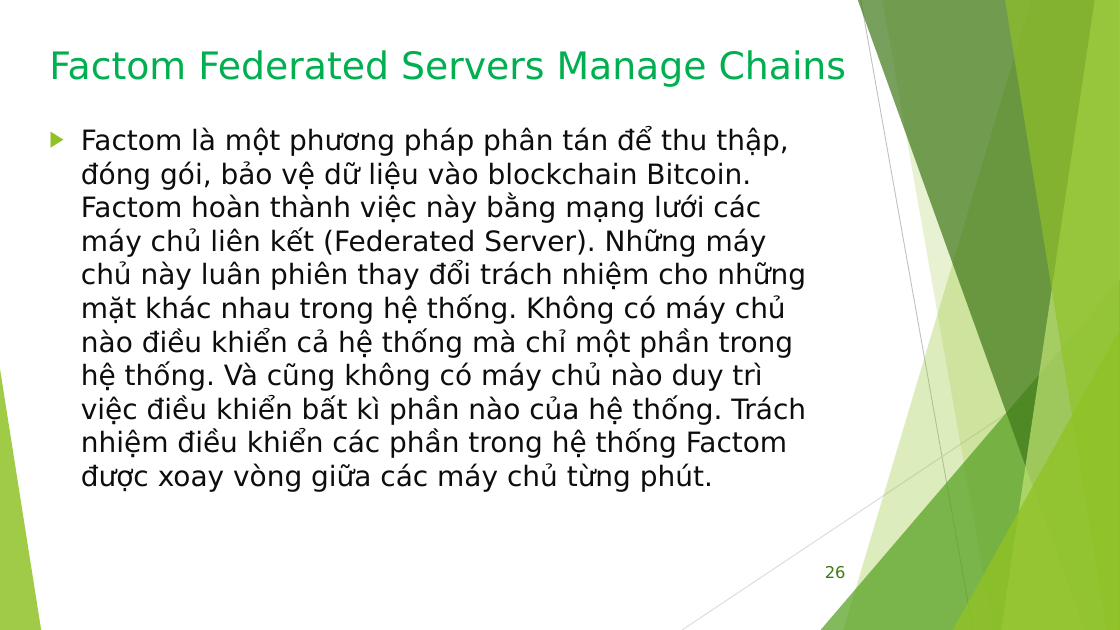
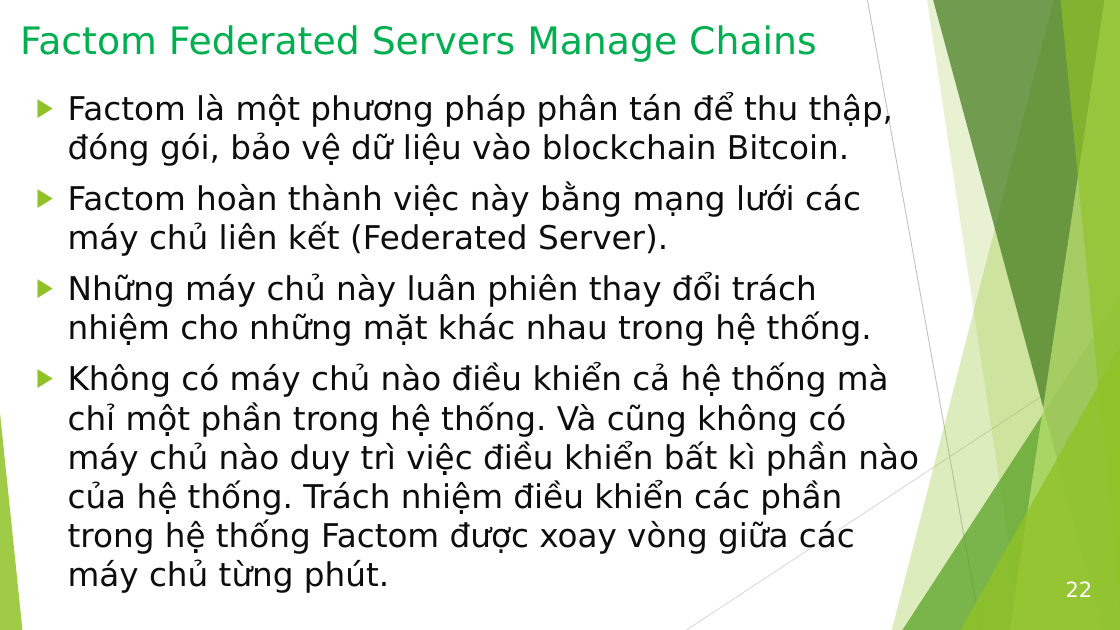
Before and after one commit to bku-blockchain/factom-research, a slide deck: slide 22 of docs/Factom_Intro_2.pptx (slide 26 before the commit). Drawn at 1120x630 pixels with LibreOffice and Linux fonts; fonts in the diff are those of the drawing. Boxes give left, top, right and bottom in pixels: in the first picture for what was removed or moved away, otherwise in the second. Text is boxed around its words. In the diff, an @@ line names an element or a change of style, - is before the commit and + after.

```diff
--- a/docs/Factom_Intro_2.pptx
+++ b/docs/Factom_Intro_2.pptx
@@ title "Factom Federated Servers Manage Chains": place and size @@
-title "Factom Federated Servers Manage Chains" at (49, 50, 846, 87)
+title "Factom Federated Servers Manage Chains" at (20, 25, 816, 62)
@@ line moved from (861, 0) - (973, 630) to (868, 0) - (981, 630) @@
@@ freeform shape: place and size @@
-freeform shape at (844, 0, 1120, 630)
+freeform shape at (892, 0, 1120, 630)
@@ freeform shape: place and size @@
-freeform shape at (882, 0, 1120, 630)
+freeform shape at (928, 0, 1120, 630)
@@ freeform shape: place and size @@
-freeform shape at (858, 0, 1120, 630)
+freeform shape at (933, 0, 1120, 630)
@@ freeform shape: place and size @@
-freeform shape at (1002, 0, 1120, 630)
+freeform shape at (1010, 0, 1120, 630)
@@ freeform shape: place and size @@
-freeform shape at (1005, 0, 1120, 630)
+freeform shape at (1061, 0, 1120, 630)
@@ text at (68, 93, 919, 593): text changed; size 24 to 28 pt @@
-▶ Factom là một phương pháp phân tán để thu thập, đóng gói, bảo vệ dữ liệu vào blockchain Bitcoin. Factom hoàn thành việc này bằng mạng lưới các máy chủ liên kết (Federated Server). Những máy chủ này luân phiên thay đổi trách nhiệm cho những mặt khác nhau trong hệ thống. Không có máy chủ nào điều khiển cả hệ thống mà chỉ một phần trong hệ thống. Và cũng không có máy chủ nào duy trì việc điều khiển bất kì phần nào của hệ thống. Trách nhiệm điều khiển các phần trong hệ thống Factom được xoay vòng giữa các máy chủ từng phút.
+▶ Factom là một phương pháp phân tán để thu thập, đóng gói, bảo vệ dữ liệu vào blockchain Bitcoin.
+▶ Factom hoàn thành việc này bằng mạng lưới các máy chủ liên kết (Federated Server).
+▶ Những máy chủ này luân phiên thay đổi trách nhiệm cho những mặt khác nhau trong hệ thống.
+▶ Không có máy chủ nào điều khiển cả hệ thống mà chỉ một phần trong hệ thống. Và cũng không có máy chủ nào duy trì việc điều khiển bất kì phần nào của hệ thống. Trách nhiệm điều khiển các phần trong hệ thống Factom được xoay vòng giữa các máy chủ từng phút.
@@ triangle: place and size @@
-triangle at (821, 280, 1120, 630)
+triangle at (902, 280, 1120, 630)
@@ line moved from (1120, 339) - (682, 630) to (1120, 339) - (686, 630) @@
@@ triangle: place and size @@
-triangle at (953, 330, 1120, 630)
+triangle at (961, 330, 1120, 630)
@@ triangle: place and size @@
-triangle at (0, 369, 41, 630)
+triangle at (0, 369, 23, 630)
@@ page number removed at (825, 566, 846, 579) @@
-26
@@ page number added at (1066, 581, 1093, 597), 18 pt, text #FFFFFF @@
+22
```
Also in this commit, not shown: 32 other slides changed, 5 slides added, 15 slides removed.
